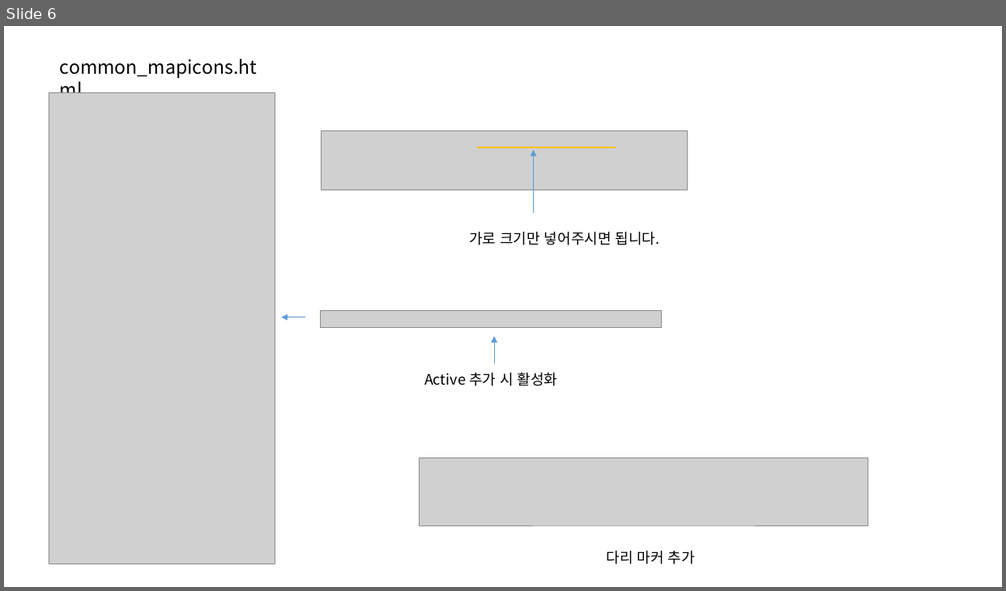
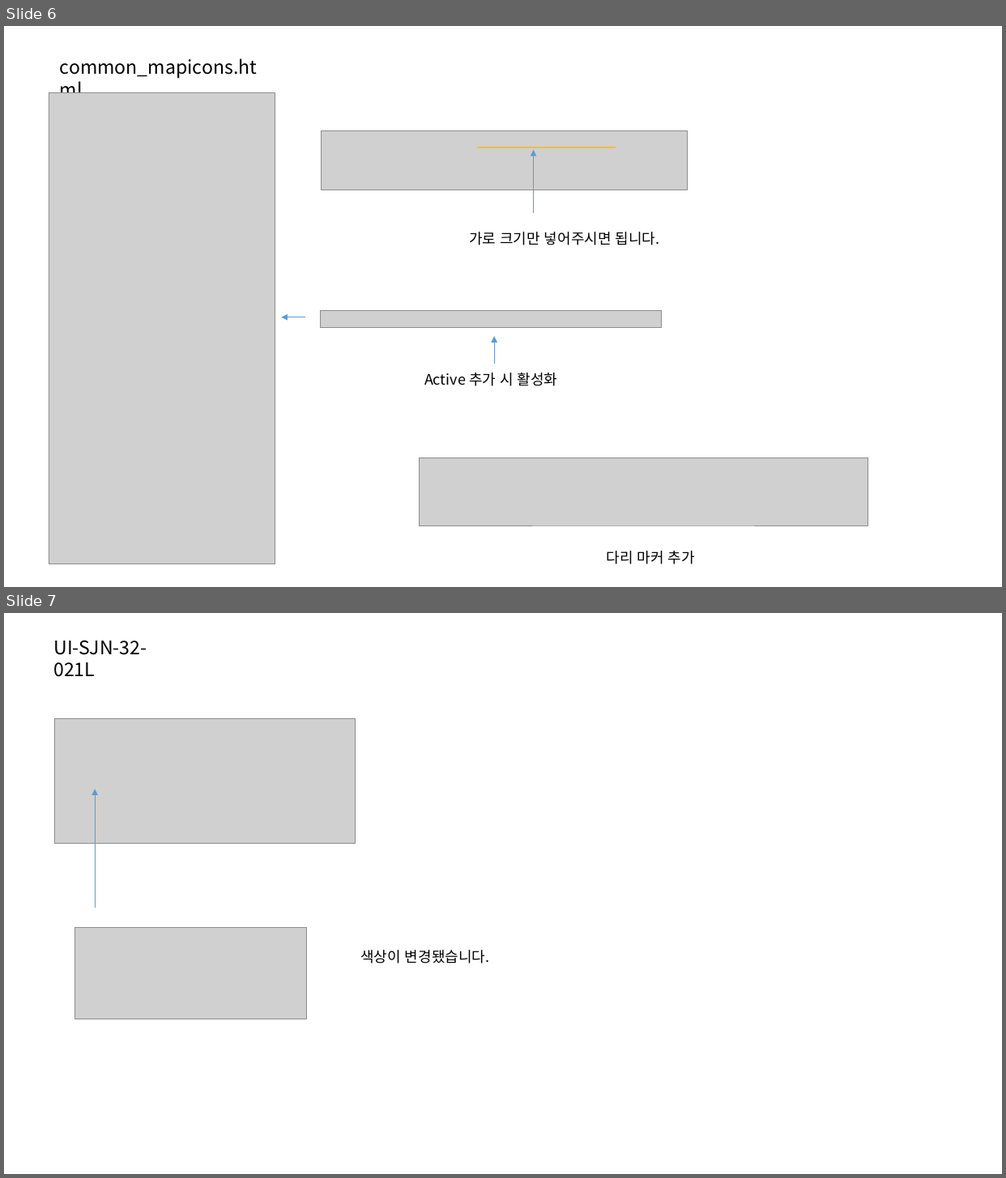
Before and after one commit to jeoungGyy/sejong, a slide deck: ppt/04-13.pptx. Shown one above the other, each under a label of ours: slide 6 before the commit, slides 6 and 7 after it. The pictures are 1006x591 and 1006x1178 pixels, drawn with LibreOffice and Linux fonts; fonts in the diff are those of the drawing; grey boxes stand for pictures. Boxes give left, top, right and bottom in pixels: in the first picture for what was removed or moved away, otherwise in the second. Text is boxed around its words. In the diff, an @@ line names an element or a change of style, - is before the commit and + after.

```diff
--- a/ppt/04-13.pptx
+++ b/ppt/04-13.pptx
@@ slide 7 added at [4, 613, 1002, 1174], background #FFFFFF @@
@@ text added at [53, 640, 147, 677], 18 pt, text #000000 @@
+UI-SJN-32-021L
@@ picture added at [54, 719, 355, 845] @@
@@ arrow added from (95, 908) to (95, 789), #5B9BD5 0.5 pt @@
@@ picture added at [74, 928, 306, 1020] @@
@@ text added at [360, 950, 490, 964], 14 pt, text #000000 @@
+색상이 변경됐습니다.
```
Also in this commit, not shown: 2 other slides added, 2 slides removed, 17 other files.
